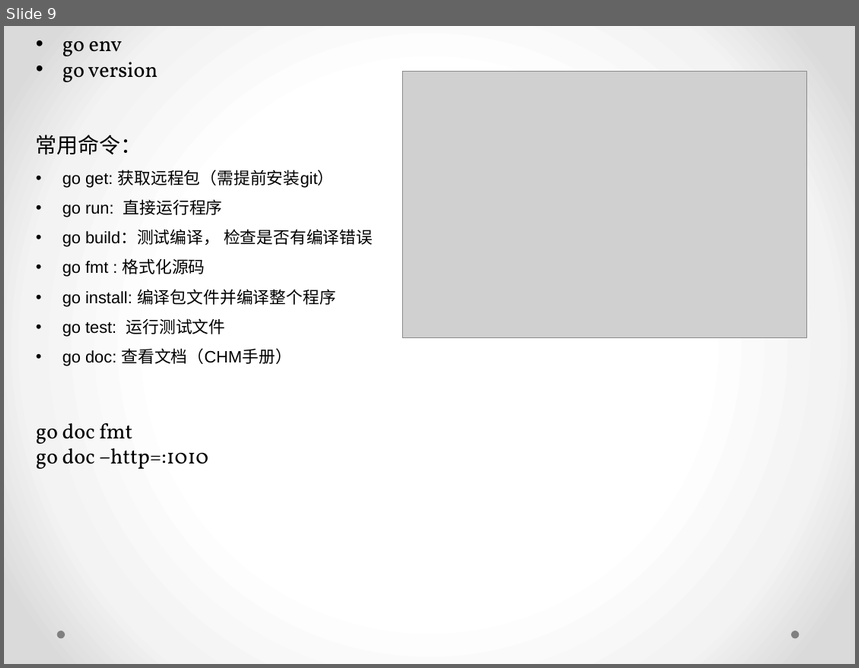
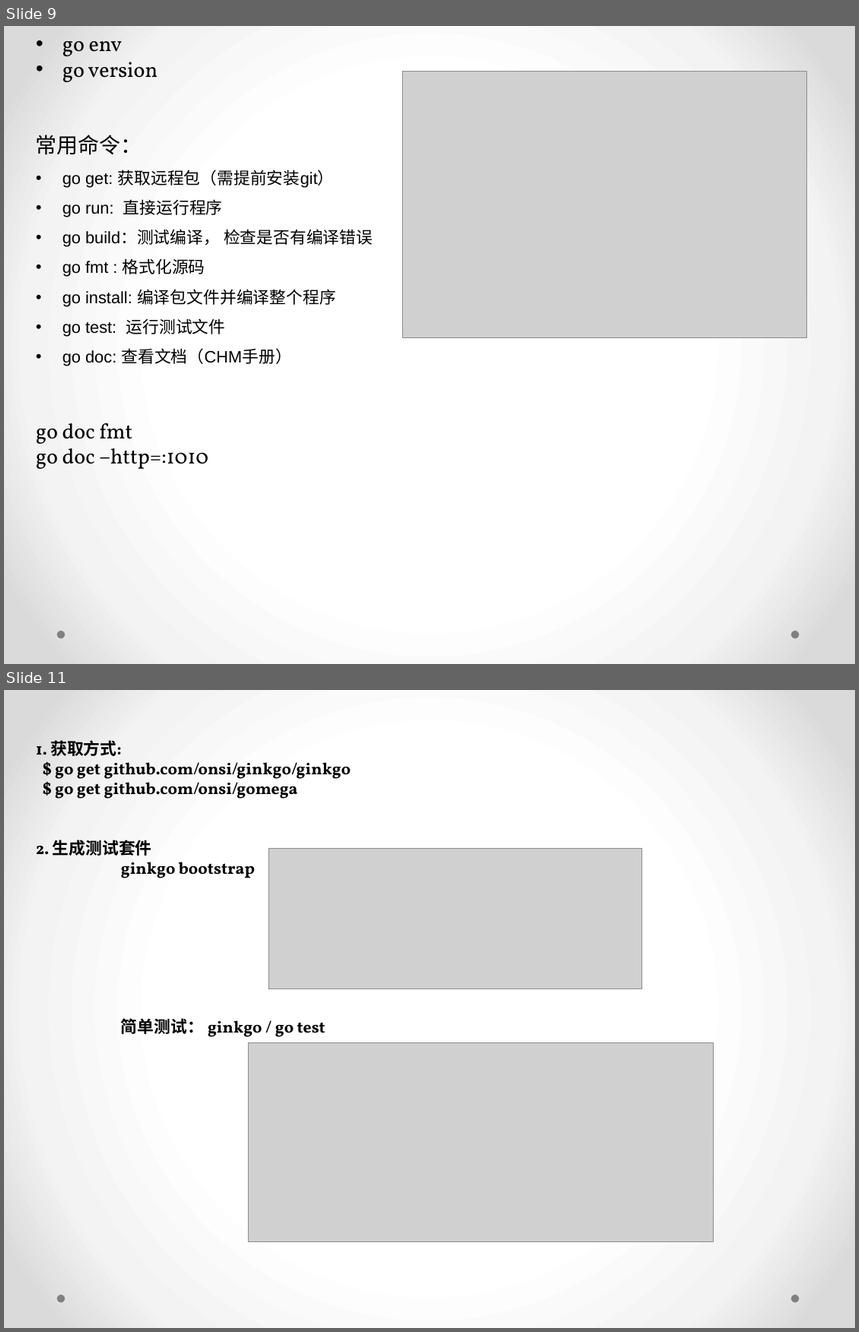
Before and after one commit to jichunwei/MyGitHub-1, a slide deck: GoStudy.pptx. Shown one above the other, each under a label of ours: slide 9 before the commit, slides 9 and 11 after it; the slides between them are not shown. The pictures are 859x668 and 859x1332 pixels, drawn with LibreOffice and Linux fonts; fonts in the diff are those of the drawing; grey boxes stand for pictures. Boxes give left, top, right and bottom in pixels: in the first picture for what was removed or moved away, otherwise in the second. Text is boxed around its words. In the diff, an @@ line names an element or a change of style, - is before the commit and + after.

```diff
--- a/GoStudy.pptx
+++ b/GoStudy.pptx
@@ slide 11 added at box(4, 690, 855, 1328), background gradient #FFFFFF to #F4F4F4 to #DADADA; not listed: 2 template elements that a slide beside it also shows @@
@@ text added at box(36, 740, 351, 1037), 14 pt, text #000000, bold @@
+1. 获取方式:
+$ go get github.com/onsi/ginkgo/ginkgo
+$ go get github.com/onsi/gomega
+2. 生成测试套件
+ginkgo bootstrap
+简单测试： ginkgo / go test
@@ picture added at box(268, 848, 642, 989) @@
@@ picture added at box(248, 1043, 713, 1242) @@
```
Also in this commit, not shown: 1 slide changed, 2 other slides added, 1 slide removed, 1 other file.
